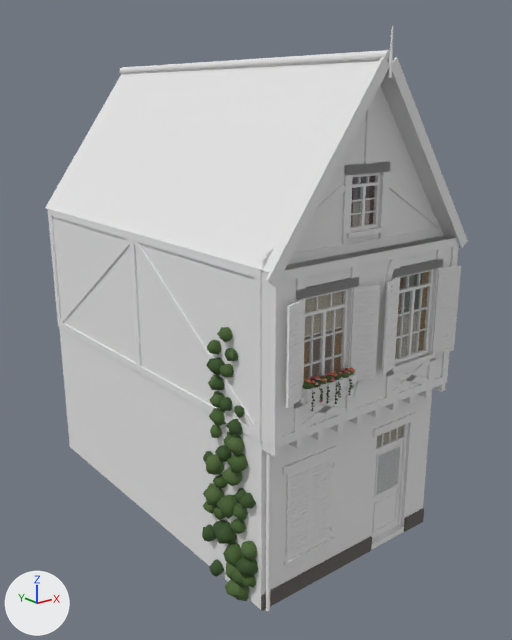
Two versions of the glTF model assets/models/houses/street/Opposite_Opposite1_3.glb, one commit apart.
Before and after are seen from a 50 mm lens placed at (-8.97, -8.25, 8.78), pointed at (0.23, 3.25, 4.18). Lighting does not change. The marker at lower left points along +X, +Y and +Z. The picture after the commit comes second. Vertices at exactly the same position are counted once.

Objects in the first picture: 'Opposite_Opposite1_3'.
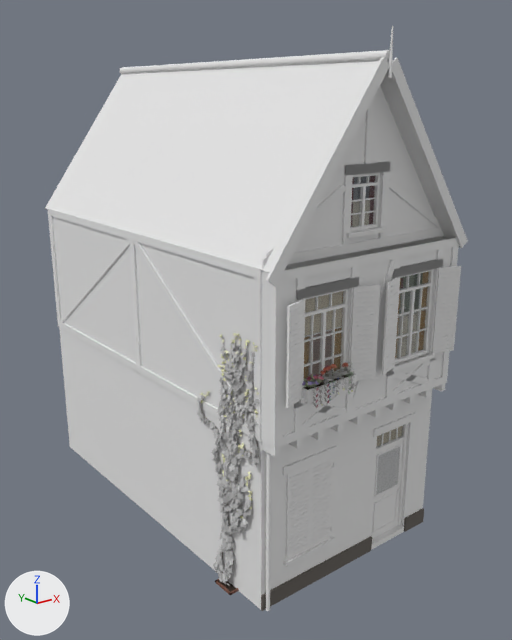
Edits to the bpy script that builds the scene:
```text
Add mat_plant:
    mat_plant = bpy.data.materials.new('plant')
    # nodes: BsdfPrincipled, Math, Mix, OutputMaterial, VertexColor
    # colours: white #e7e7e7, mixed with the vertex colours
Change me_opposite_opposite1_3:
    used by ob_opposite_opposite1_3; location = (0.0, 0.0, 0.0)
    remove me_opposite_opposite1_3.from_pydata(...)  # 5576 vertices, 8564 faces; spans x -2.62..2.45, y -0.57..8.2, z -0.02..9.83
    add me_opposite_opposite1_3.from_pydata(...)  # 29765 vertices, 32868 faces; spans x -2.45..2.45, y -0.62..8.2, z 0.0..9.83
    me_opposite_opposite1_3 part 1: 89 loose pieces with 1236 vertices, spanning x -2.56..1.62, y -0.57..1.69, z 0.34..5.54, are deleted
    me_opposite_opposite1_3 part 2: 35 vertices moved within x -2.32..-0.71, y -0.55..1.0, z 1.16..4.6; 1684 vertices removed from x -2.62..-0.57, y -0.57..1.49, z -0.02..5.29; 27105 vertices added at x -2.45..1.62, y -0.62..1.85, z 0.0..5.54
    other edits to the shape of me_opposite_opposite1_3 do not show in these pictures
    add me_opposite_opposite1_3.materials.append(mat_plant)
```

Pixel boxes (x1, y1, x2, y2) of what changed, in the pictures (512 x 640 px):
part 1 of me_opposite_opposite1_3, deleted: before (202, 278, 406, 588)
part 2 of me_opposite_opposite1_3, reshaped: before (203, 327, 354, 601); after (197, 278, 406, 595)
